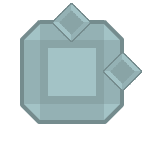
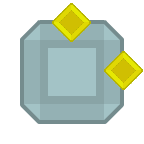
Two versions of the same layered image (144x144). Layer-by-layer changes:
added layer "Middle copy" above "towerDefense_tile183 copy 2" over [104, 51, 143, 90]
hid "towerDefense_tile183 copy 2" over [103, 52, 142, 90]
added layer "Middle" above "towerDefense_tile183" over [52, 3, 91, 42]
hid "towerDefense_tile183" over [52, 3, 91, 42]
